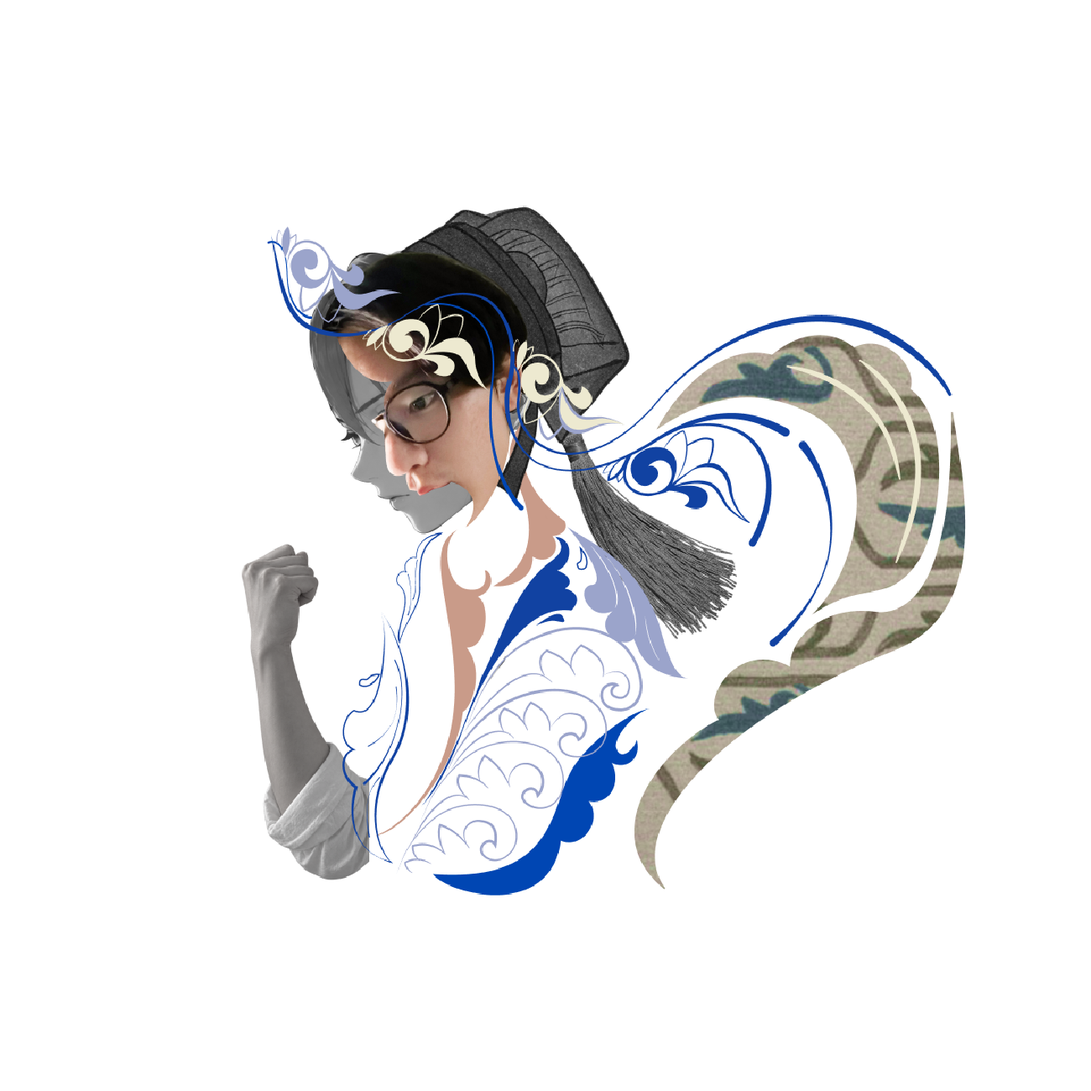
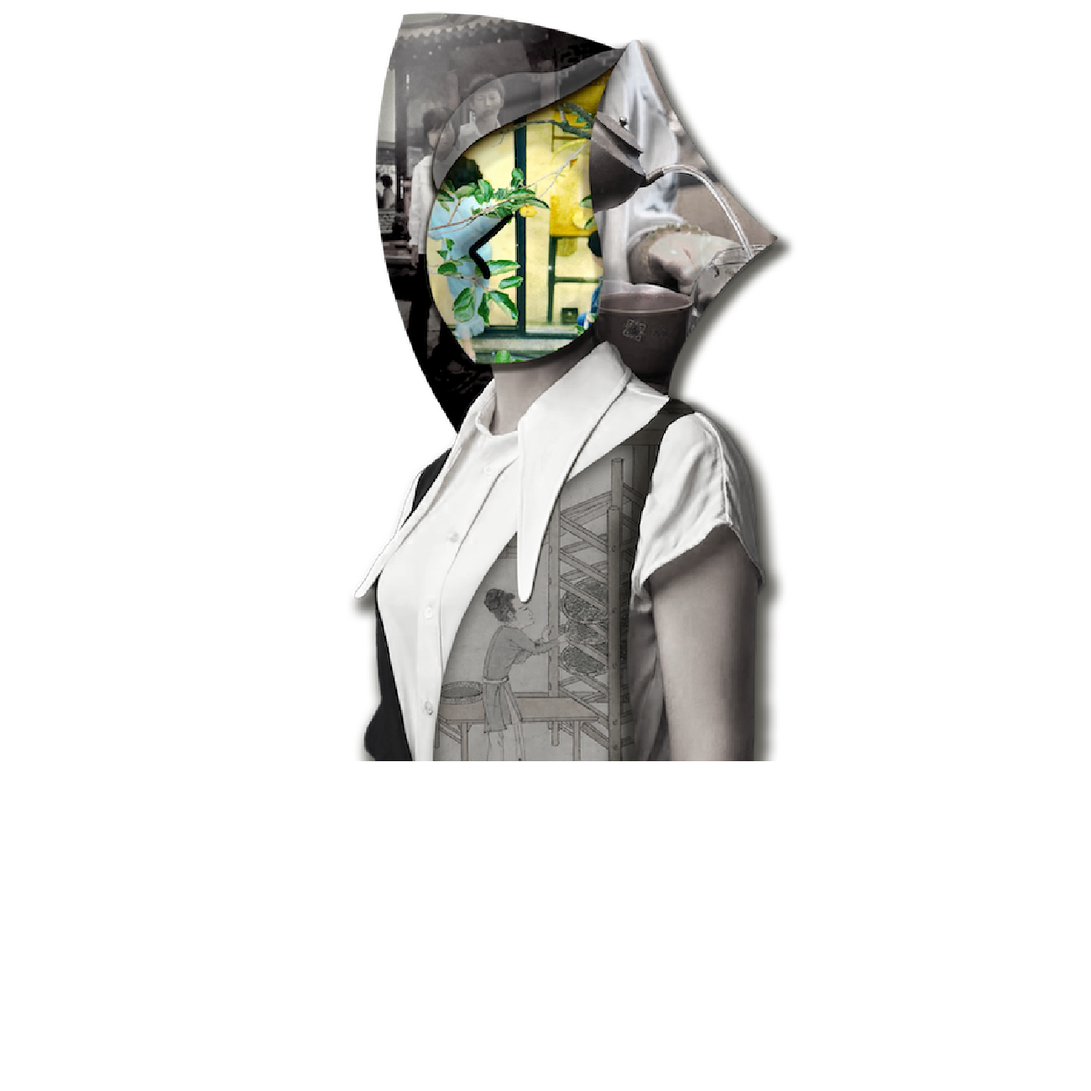
Layered file, before and after one edit (1091×1091). Changes by layer:
added layer "老师 立绘 bust" above "老师 左边" over bbox(345, 10, 798, 762)
hid "大学生 侧面" over bbox(241, 204, 967, 896)
